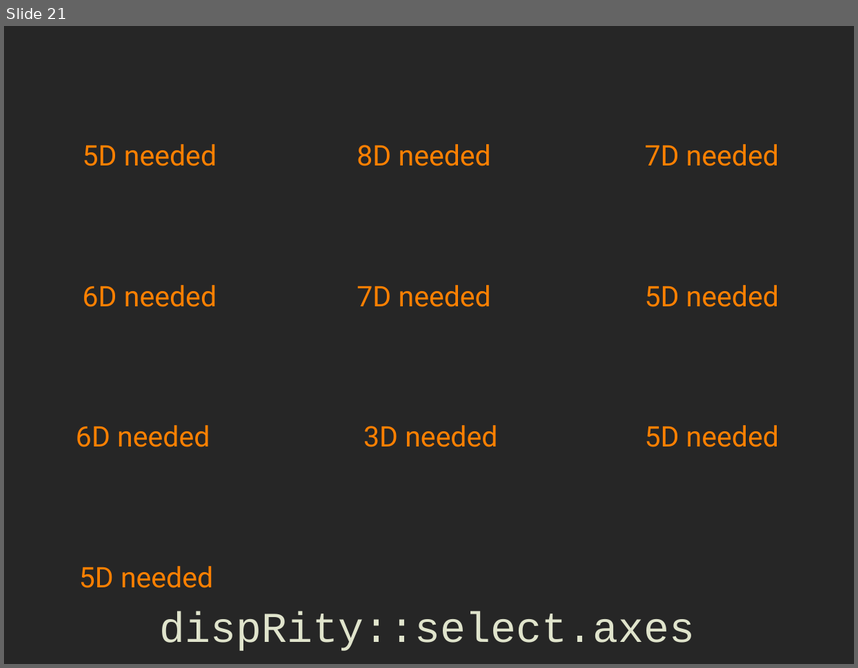
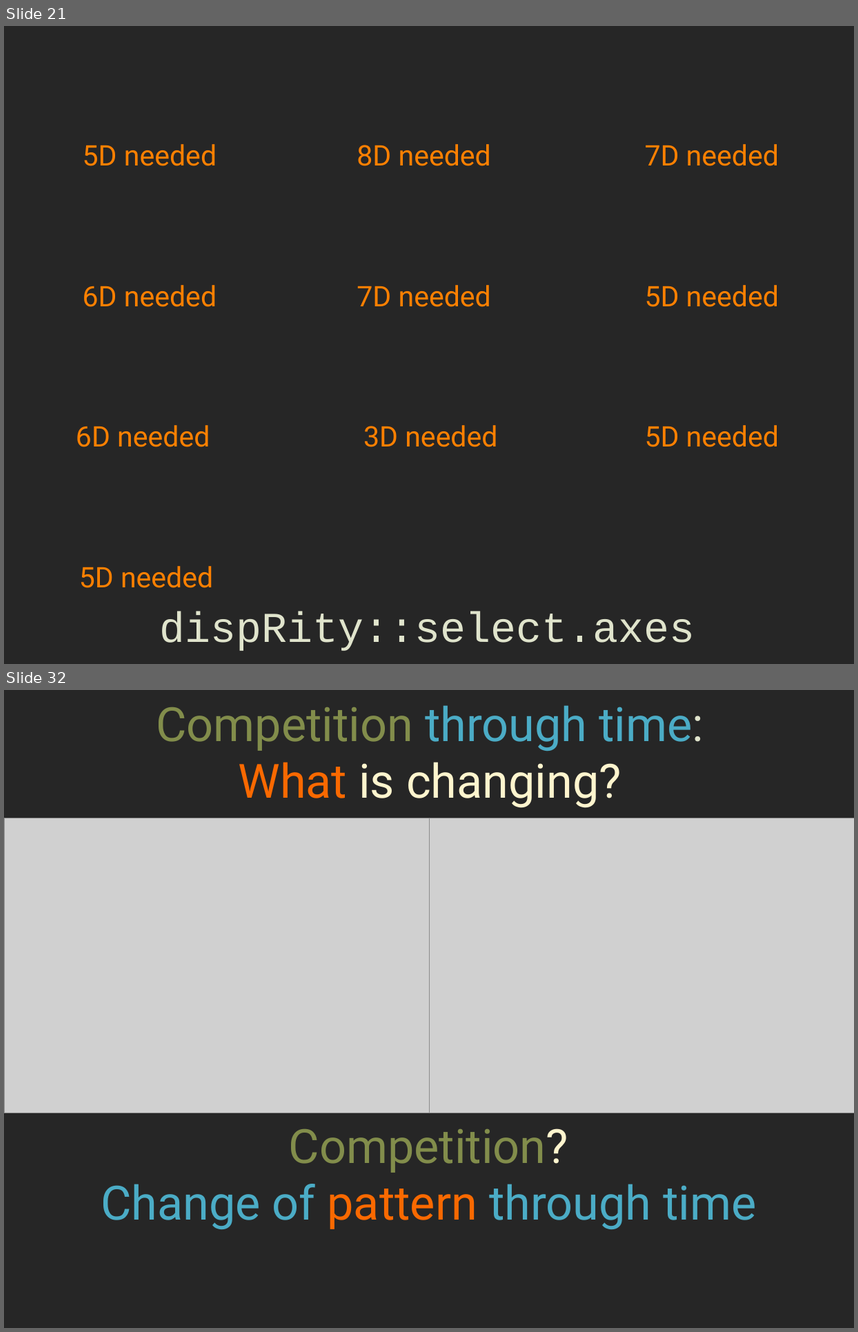
Before and after one commit to TGuillerme/Morphological_traits, a slide deck: slides/02-disparity.odp. Shown one above the other, each under a label of ours: slide 21 before the commit, slides 21 and 32 after it; the slides between them are not shown. The pictures are 858x668 and 858x1332 pixels, drawn with LibreOffice and Linux fonts; fonts in the diff are those of the drawing; grey boxes stand for pictures; background and template pictures are left out. Boxes give left, top, right and bottom in pixels: in the first picture for what was removed or moved away, otherwise in the second. Text is boxed around its words. In the diff, an @@ line names an element or a change of style, - is before the commit and + after.

```diff
--- a/slides/02-disparity.odp
+++ b/slides/02-disparity.odp
@@ slide 32 added at (4, 690, 854, 1328), background #262626 @@
@@ text added at (156, 705, 704, 808), 40 pt, text #828D4B @@
+Competition through time:
+What is changing?
@@ picture added at (4, 818, 430, 1112) @@
@@ picture added at (430, 818, 854, 1112) @@
@@ text added at (101, 1128, 756, 1229), 40 pt, text #4BACC6 @@
+Competition?
+Change of pattern through time
```
Also in this commit, not shown: 13 other slides added, 5 slides removed.
